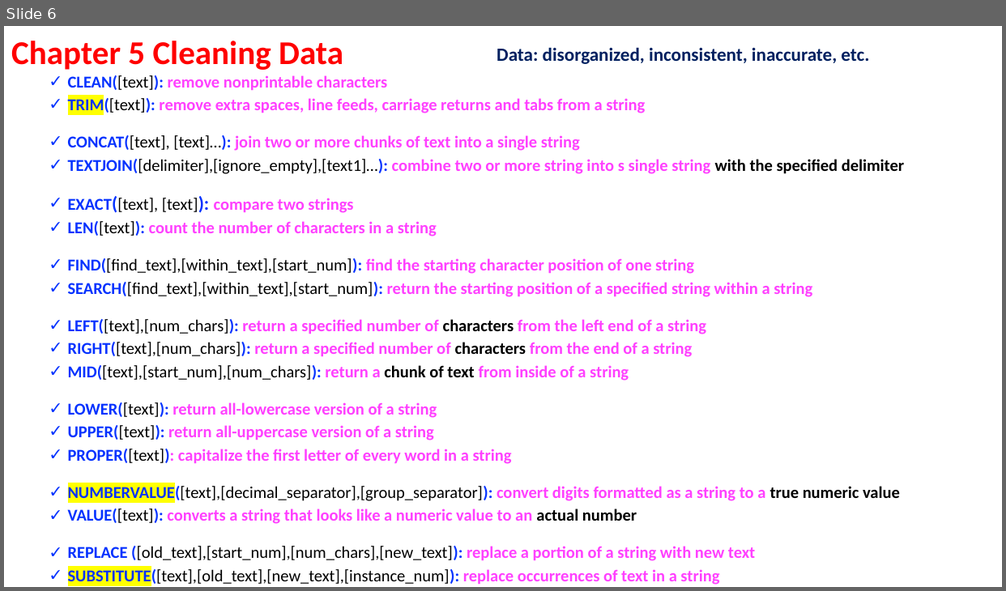
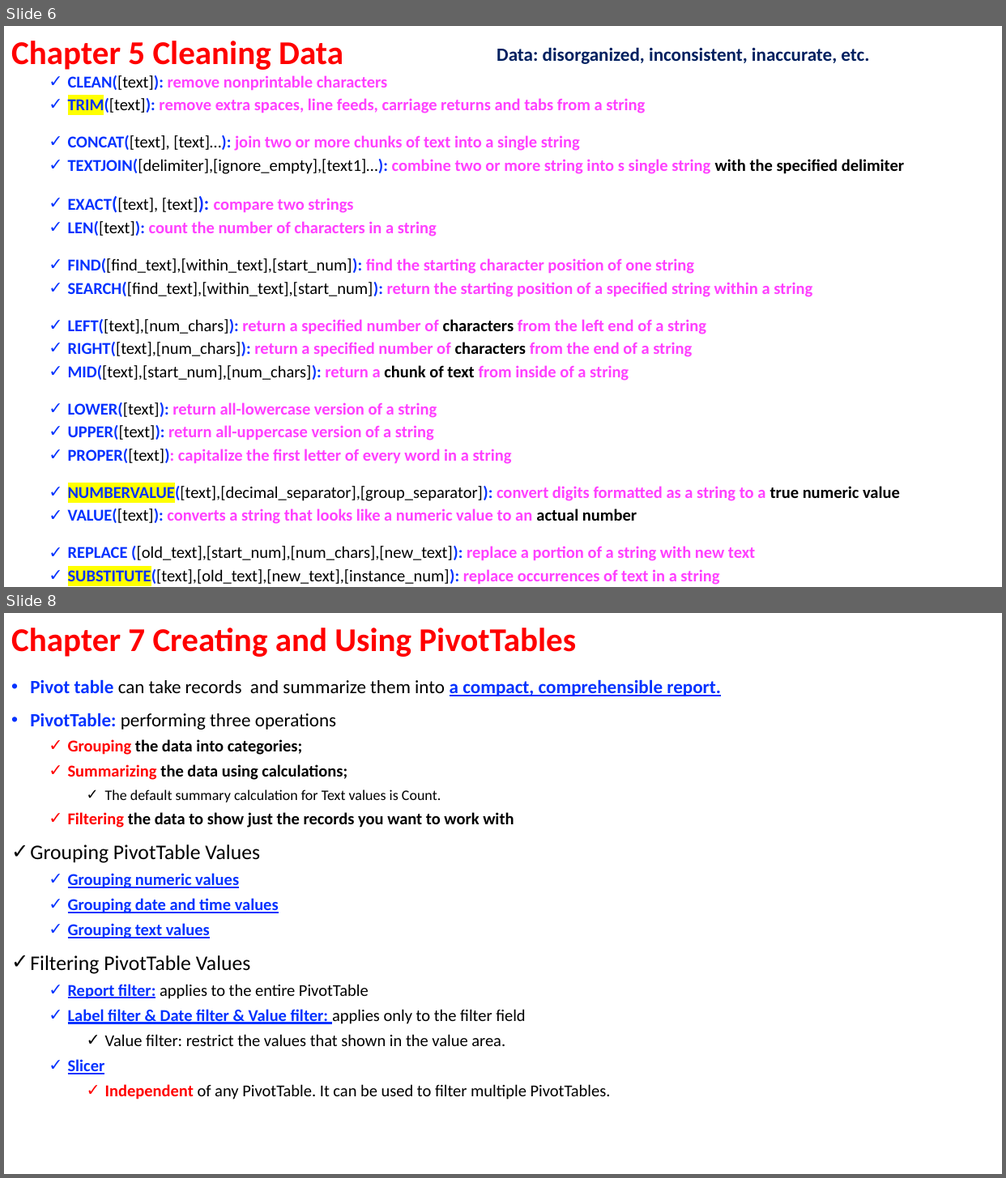
Before and after one commit to ArielMei/arielmei.github.io, a slide deck: EXCEL/ExcelDataAnalysisFD_Examples/Excel data analysis for dummies Outline.pptx. Shown one above the other, each under a label of ours: slide 6 before the commit, slides 6 and 8 after it; the slides between them are not shown. The pictures are 1006x591 and 1006x1178 pixels, drawn with LibreOffice and Linux fonts; fonts in the diff are those of the drawing. Boxes give left, top, right and bottom in pixels: in the first picture for what was removed or moved away, otherwise in the second. Text is boxed around its words. In the diff, an @@ line names an element or a change of style, - is before the commit and + after.

```diff
--- a/EXCEL/ExcelDataAnalysisFD_Examples/Excel data analysis for dummies Outline.pptx
+++ b/EXCEL/ExcelDataAnalysisFD_Examples/Excel data analysis for dummies Outline.pptx
@@ slide 8 added at <box>4,613,1002,1174</box>, background #FFFFFF @@
@@ title added at <box>11,628,576,657</box>, 32 pt, text #FF0000, bold @@
+Chapter 7 Creating and Using PivotTables
@@ text added at <box>30,679,721,1100</box>, 16 pt, text #000000 @@
+• Pivot table can take records and summarize them into a compact, comprehensible report.
+• PivotTable: performing three operations
+  ✓ Grouping the data into categories;
+  ✓ Summarizing the data using calculations;
+    ✓ The default summary calculation for Text values is Count.
+  ✓ Filtering the data to show just the records you want to work with
+✓ Grouping PivotTable Values
+  ✓ Grouping numeric values
+  ✓ Grouping date and time values
+  ✓ Grouping text values
+✓ Filtering PivotTable Values
+  ✓ Report filter: applies to the entire PivotTable
+  ✓ Label filter & Date filter & Value filter: applies only to the filter field
+    ✓ Value filter: restrict the values that shown in the value area.
+  ✓ Slicer
+    ✓ Independent of any PivotTable. It can be used to filter multiple PivotTables.
```
Also in this commit, not shown: 1 slide changed, 6 other files.
